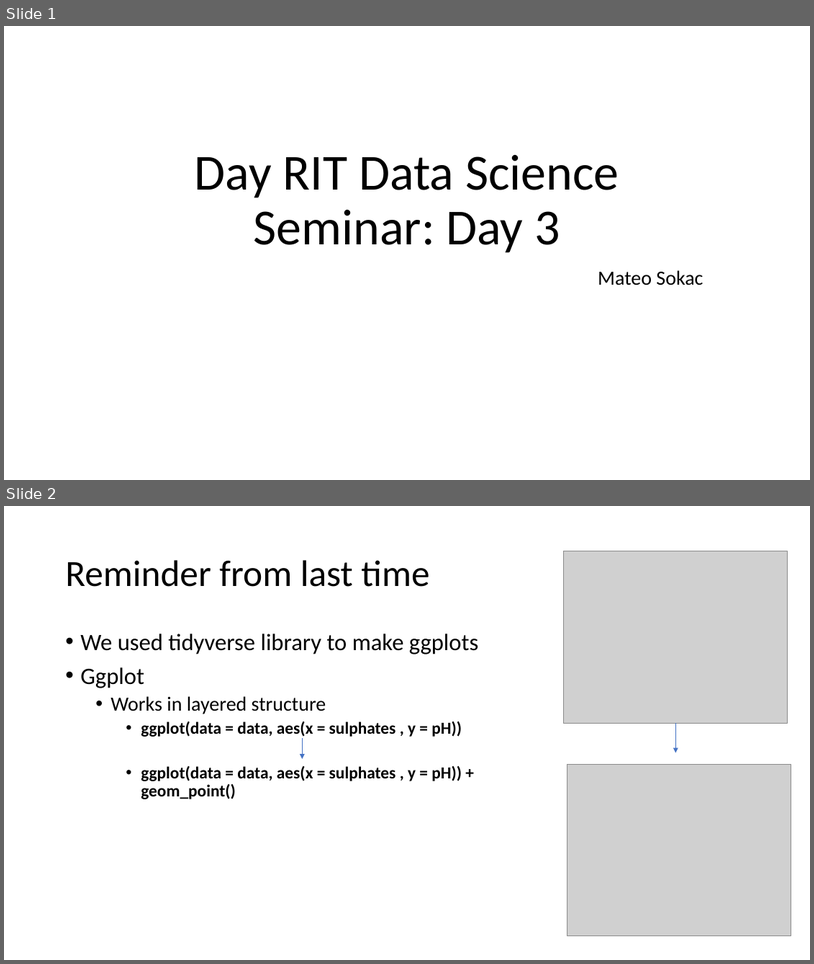
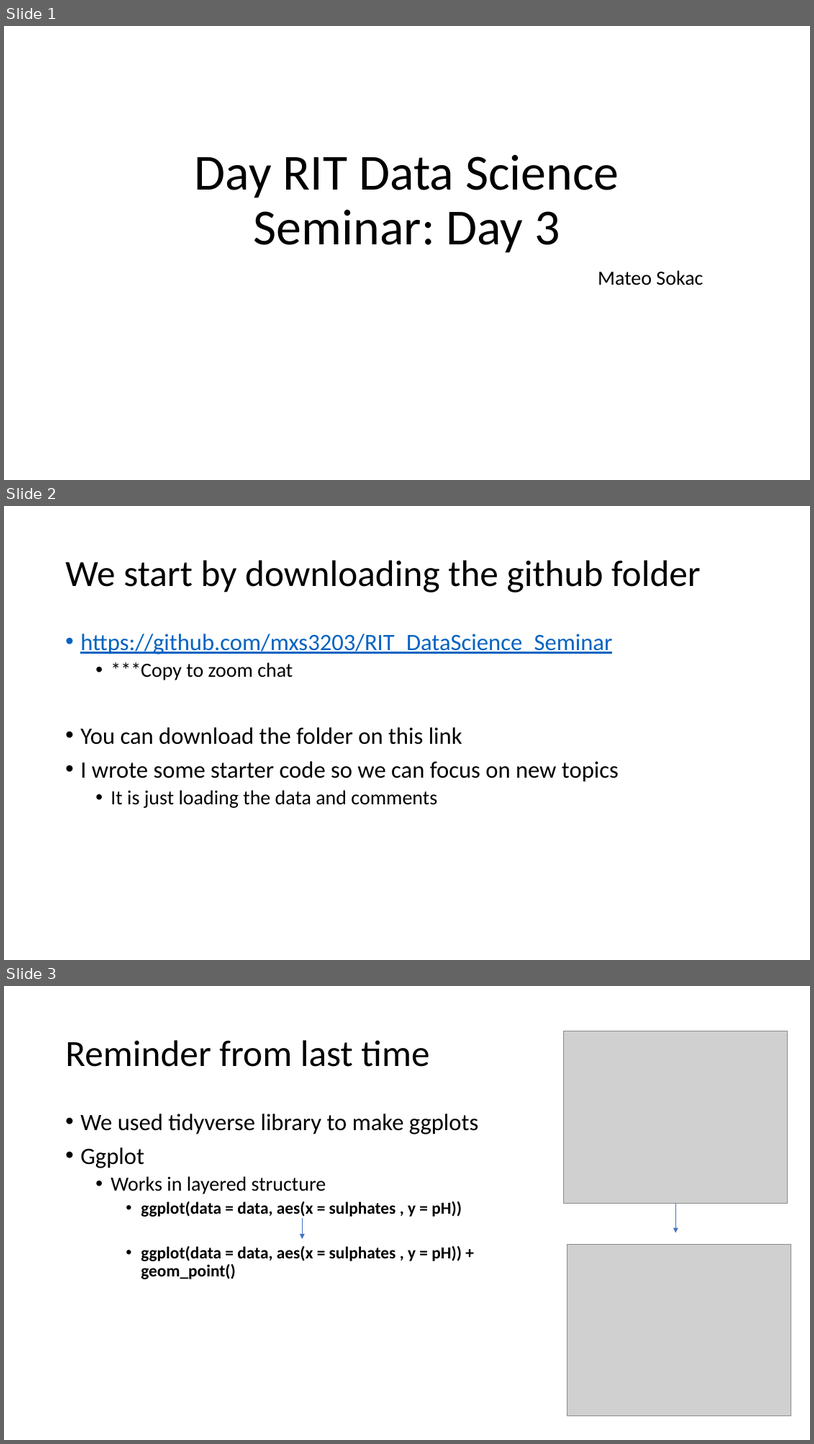
Before and after one commit to mariak13/RIT_DataScience_Seminar, a slide deck: ppt/day3.pptx. Shown one above the other, each under a label of ours: slides 1 and 2 before the commit, slides 1, 2 and 3 after it. The pictures are 814x964 and 814x1444 pixels, drawn with LibreOffice and Linux fonts; fonts in the diff are those of the drawing; grey boxes stand for pictures. Boxes give left, top, right and bottom in pixels: in the first picture for what was removed or moved away, otherwise in the second. Text is boxed around its words. In the diff, an @@ line names an element or a change of style, - is before the commit and + after.

```diff
--- a/ppt/day3.pptx
+++ b/ppt/day3.pptx
@@ slide 2 added at box(4, 506, 810, 960), background #FFFFFF @@
@@ title added at box(65, 560, 701, 592), 44 pt, text #000000 @@
+We start by downloading the github folder
@@ text added at box(80, 633, 619, 808), 28 pt, text #000000 @@
+• https://github.com/mxs3203/RIT_DataScience_Seminar
+  • ***Copy to zoom chat
+• You can download the folder on this link
+• I wrote some starter code so we can focus on new topics
+  • It is just loading the data and comments
@@ what was slide 2 is now slide 3 @@
```
Also in this commit, not shown: 1 slide changed, 1 other slide added, 3 other files.
